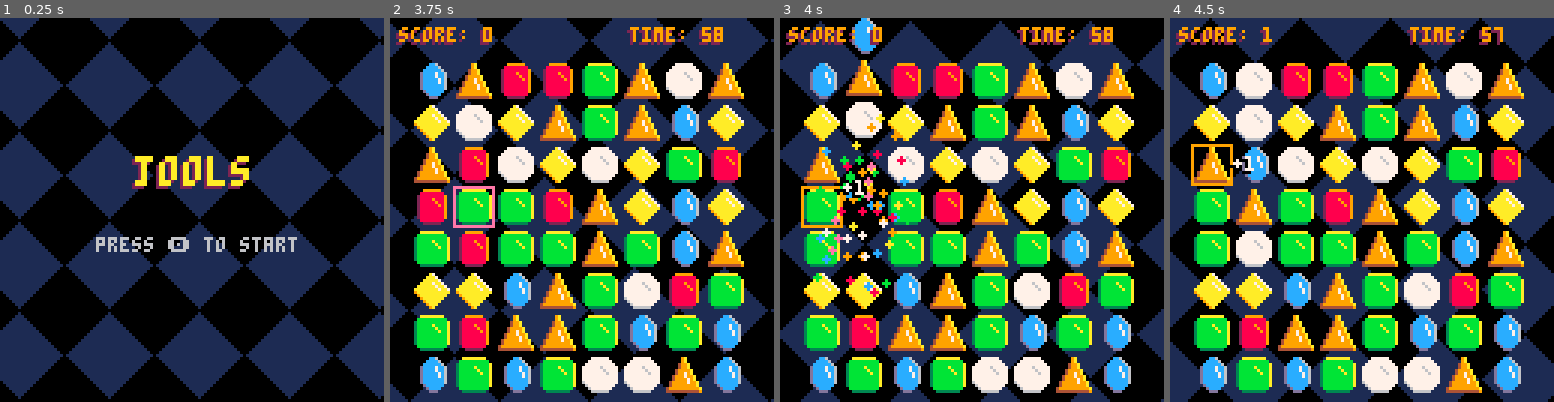
Above: before the commit, frames 1-4 (left to right).
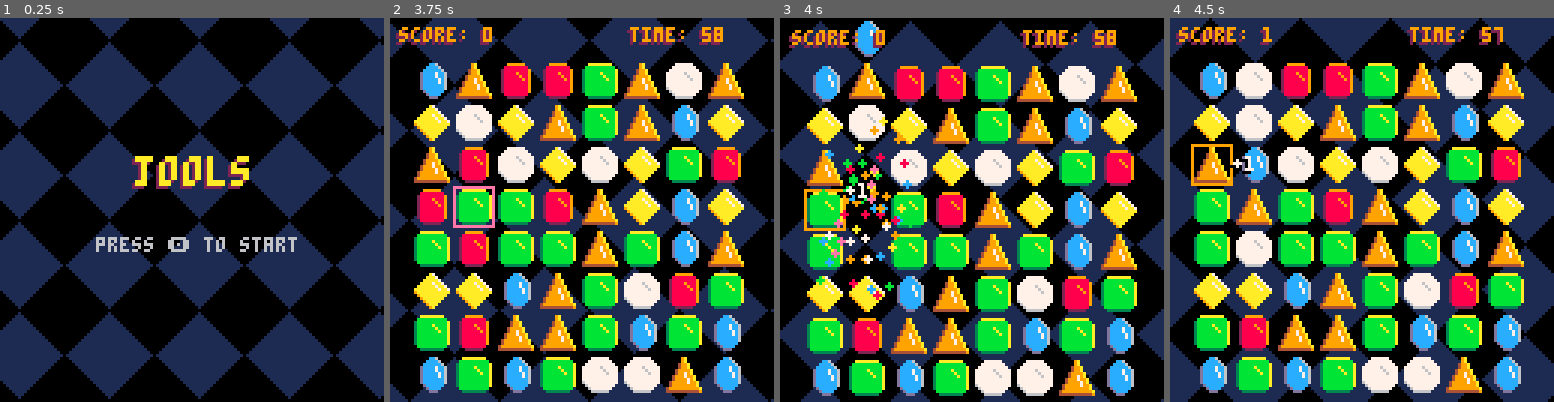
Above: after the commit, the same moments.

Repository: LuosRestil/pico8
Game: PICO-8 cartridge match3/match3.p8
Same seed, same stepped clock (60 frames per second), same inputs: the game is played once before the commit and once after it.
Inputs:
- Up to frame 1 (0.25 s): no input
- Up to frame 2 (3.75 s): tap O (Z key) at 0.33, 1.07, 2.22, 3.72 s; tap Down at 0.7 s; hold Up 1.97-2.63 s; hold Right 2.68-3.02 s; hold Down 3.07-3.73 s
- Up to frame 3 (4 s): hold Left from 3.78 s (still down)
- Up to frame 4 (4.5 s): release Left at 4.12 s; hold Up from 4.17 s (still down)

Frames 1-2 are identical in both runs. In frame 3, 24% of the frame differs, in the area x 1-93%, y 0-99%; in frame 4, nothing differs.

Commit message:
match3 screeshake

Diff:
--- a/match3/match3.p8
+++ b/match3/match3.p8
@@ -23,6 +23,8 @@
 flashrate=20
 
 state=nil
+
+shakestr=0
 
 function _init()
 	cartdata("luosrestil_jools")
@@ -247,6 +249,7 @@
 end
 
 function draw_game()
+ screenshake()
 	draw_grid()
 	draw_particles()
 	if tick then
@@ -462,6 +465,7 @@
 		sfx(1)
 		local grpscr=(#grp-2)^2
 		mvscore+=grpscr
+		shakestr+=0.1
 		local totx=0
 		local toty=0
 		for pos in all(grp) do
@@ -927,6 +931,18 @@
 	local spcs=#txt-1
 	local w=chrpx+spcs
 	return lg==true and w*2 or w
+end
+
+function screenshake()
+	local shakex=10-rnd(20)
+	local shakey=10-rnd(20)
+	shakex*=shakestr
+	shakey*=shakestr
+	camera(shakex,shakey)
+	shakestr*=.9
+	if shakestr<0.05 then
+		shakestr=0
+	end
 end
 -->8
 --todo
Not shown, changed: the sound effects (__sfx__) section of match3/match3.p8
